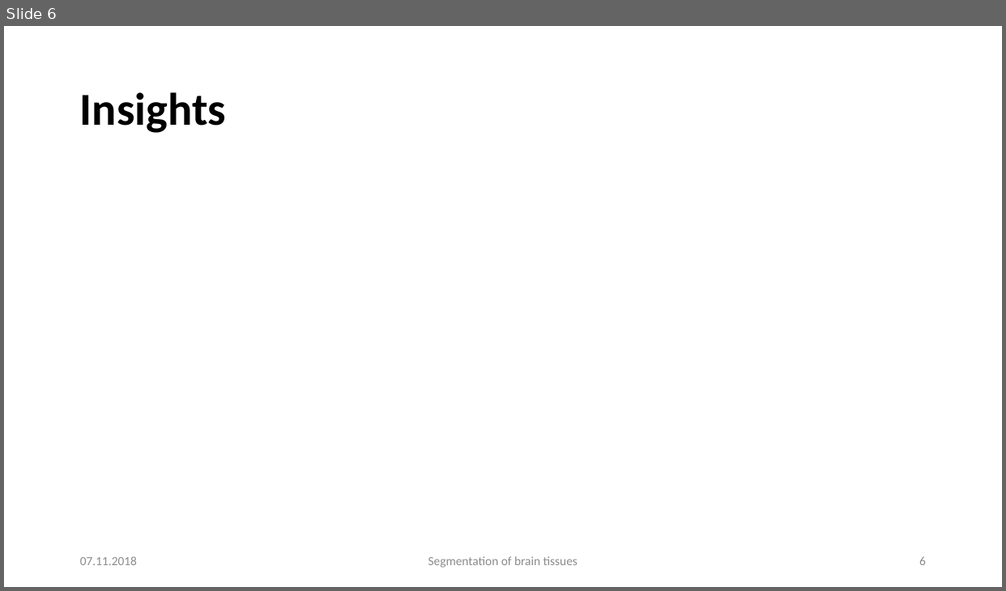
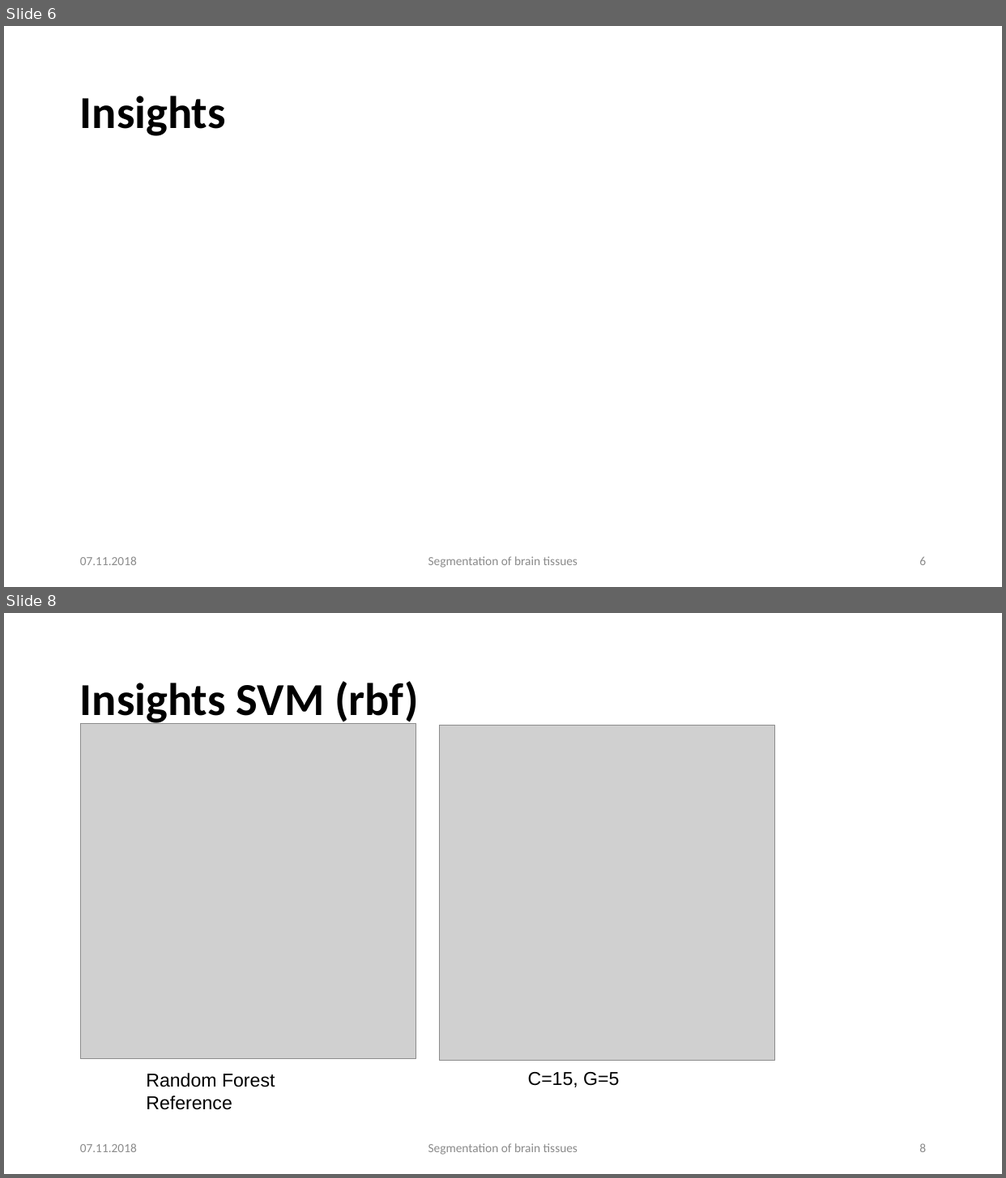
Before and after one commit to mhayoz/MIALab, a slide deck: Midterm Mialab.pptx. Shown one above the other, each under a label of ours: slide 6 before the commit, slides 6 and 8 after it; the slides between them are not shown. The pictures are 1006x591 and 1006x1178 pixels, drawn with LibreOffice and Linux fonts; fonts in the diff are those of the drawing; grey boxes stand for pictures; background and template pictures are left out. Boxes give left, top, right and bottom in pixels: in the first picture for what was removed or moved away, otherwise in the second. Text is boxed around its words. In the diff, an @@ line names an element or a change of style, - is before the commit and + after.

```diff
--- a/Midterm Mialab.pptx
+++ b/Midterm Mialab.pptx
@@ slide 8 added at (x1=4, y1=613, x2=1002, y2=1174), background #FFFFFF @@
@@ text added at (x1=80, y1=681, x2=419, y2=726), 44 pt, text #000000, bold @@
+Insights SVM (rbf)
@@ picture added at (x1=80, y1=724, x2=415, y2=1059) @@
@@ picture added at (x1=440, y1=726, x2=775, y2=1061) @@
@@ text added at (x1=146, y1=1073, x2=275, y2=1110), 18 pt, text #000000 @@
+Random Forest
+Reference
@@ text added at (x1=528, y1=1072, x2=619, y2=1088), 18 pt, text #000000 @@
+C=15, G=5
@@ text added at (x1=80, y1=1144, x2=137, y2=1152), 12 pt, text #8B8B8B @@
+07.11.2018
@@ text added at (x1=428, y1=1144, x2=577, y2=1155), 12 pt, text #8B8B8B @@
+Segmentation of brain tissues
@@ page number added at (x1=919, y1=1144, x2=926, y2=1152), 12 pt, text #8B8B8B @@
+8
@@ slide 6 changed as well @@
@@ text "Insights" at (x1=80, y1=96, x2=226, y2=136): line spacing 0.9 to 1 @@
@@ text "07.11.2018" at (x1=80, y1=557, x2=137, y2=565): text colour #8C8C8C to #8B8B8B @@
@@ text "Segmentation of brain tissues" at (x1=428, y1=557, x2=577, y2=568): text colour #8C8C8C to #8B8B8B @@
```
Also in this commit, not shown: 6 other slides changed, 1 other slide added.
